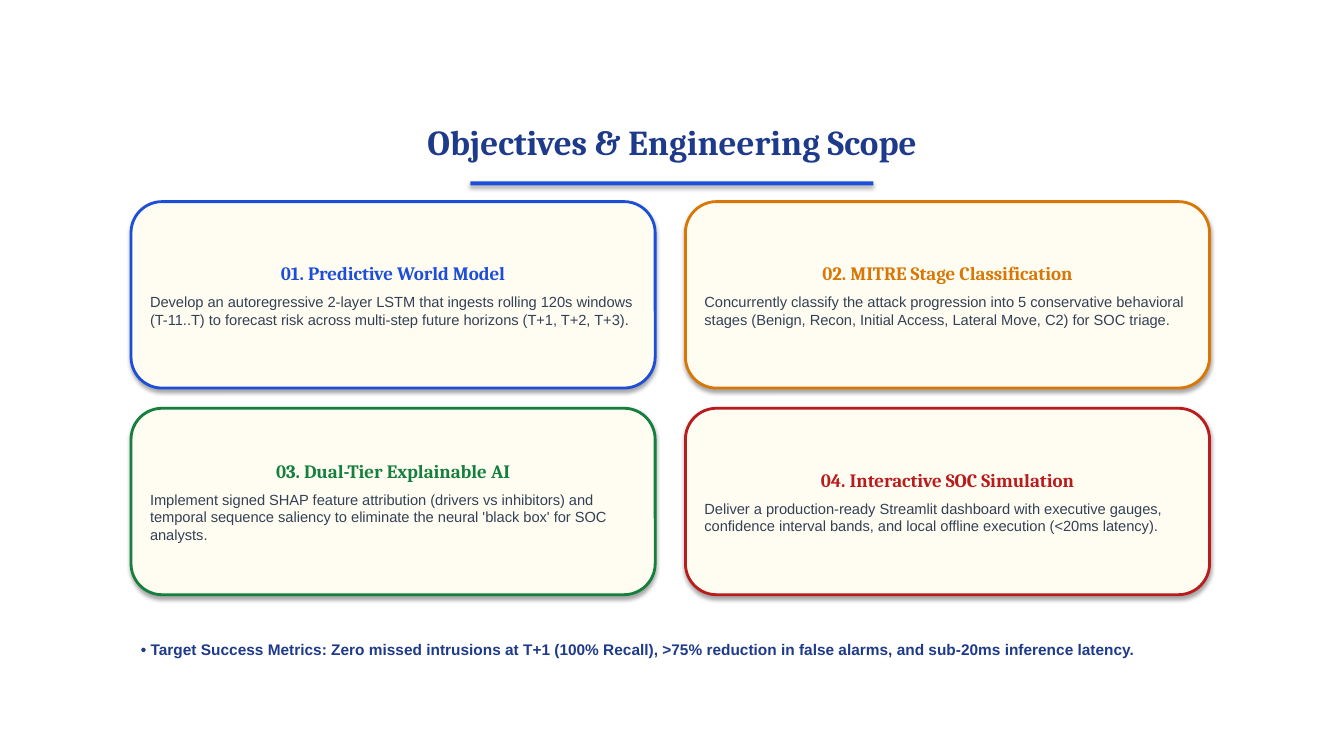
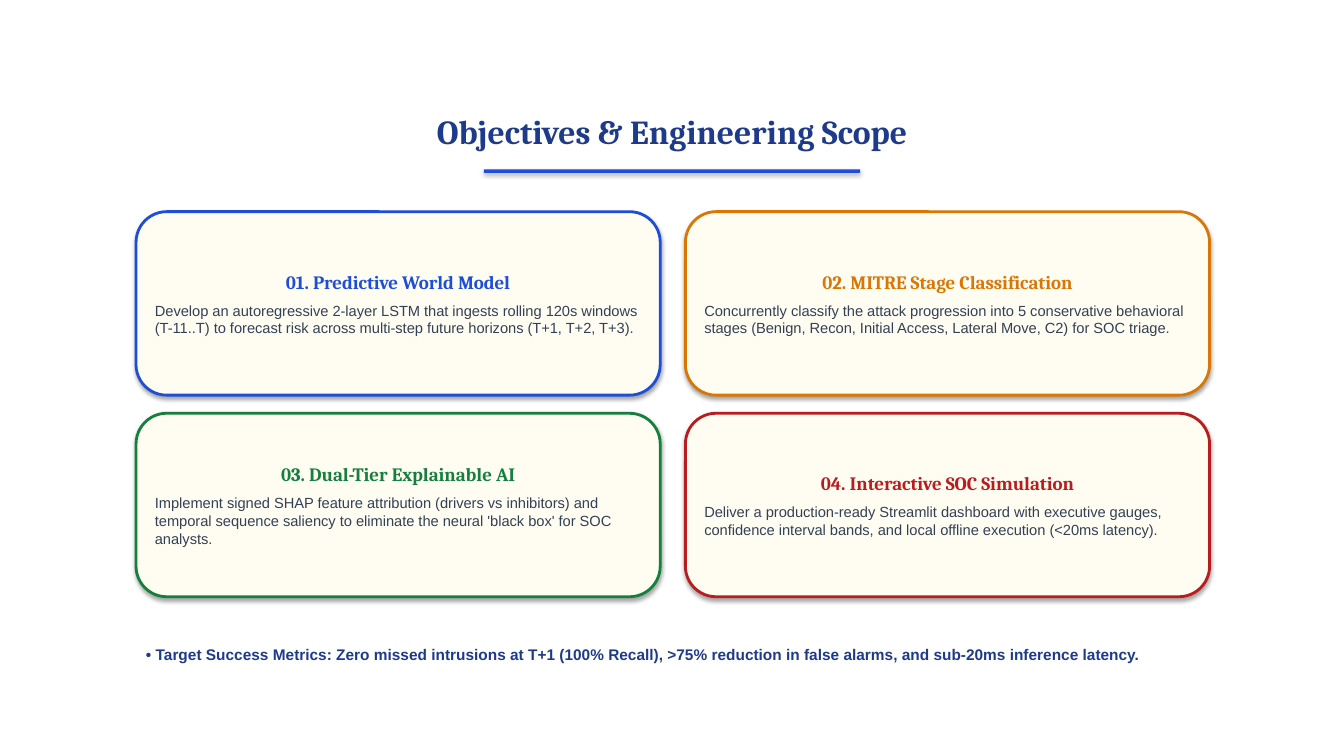
Before and after one commit to surajbuilds53/sentinel-x, a slide deck: slide 5 of Sentinel-X_Presentation.pptx. Drawn at 1344x756 pixels with LibreOffice and Linux fonts; fonts in the diff are those of the drawing; background and template pictures are left out. Boxes give left, top, right and bottom in pixels: in the first picture for what was removed or moved away, otherwise in the second. Text is boxed around its words. In the diff, an @@ line names an element or a change of style, - is before the commit and + after.

```diff
--- a/Sentinel-X_Presentation.pptx
+++ b/Sentinel-X_Presentation.pptx
@@ text "Objectives & Engineering Scope" moved from (x1=427, y1=130, x2=917, y2=163) to (x1=437, y1=120, x2=907, y2=152) @@
@@ text "Objectives & Engineering Scope" at (x1=437, y1=120, x2=907, y2=152): size 25 to 24 pt @@
@@ rectangle resized from (x1=471, y1=181, x2=874, y2=186) to (x1=484, y1=169, x2=860, y2=173) @@
@@ rounded rectangle "01. Predictive World Model" moved from (x1=131, y1=202, x2=655, y2=388) to (x1=136, y1=212, x2=660, y2=395) @@
@@ rounded rectangle "02. MITRE Stage Classification" moved from (x1=686, y1=202, x2=1210, y2=388) to (x1=686, y1=212, x2=1210, y2=395) @@
@@ rounded rectangle "03. Dual-Tier Explainable AI" moved from (x1=131, y1=408, x2=655, y2=595) to (x1=136, y1=413, x2=660, y2=597) @@
@@ rounded rectangle "04. Interactive SOC Simulation" moved from (x1=686, y1=408, x2=1210, y2=595) to (x1=686, y1=413, x2=1210, y2=597) @@
@@ text "• Target Success Metrics: Zero ..." moved from (x1=151, y1=644, x2=1134, y2=658) to (x1=156, y1=649, x2=1139, y2=664) @@
```
Also in this commit, not shown: 14 other slides changed, 2 other files.
